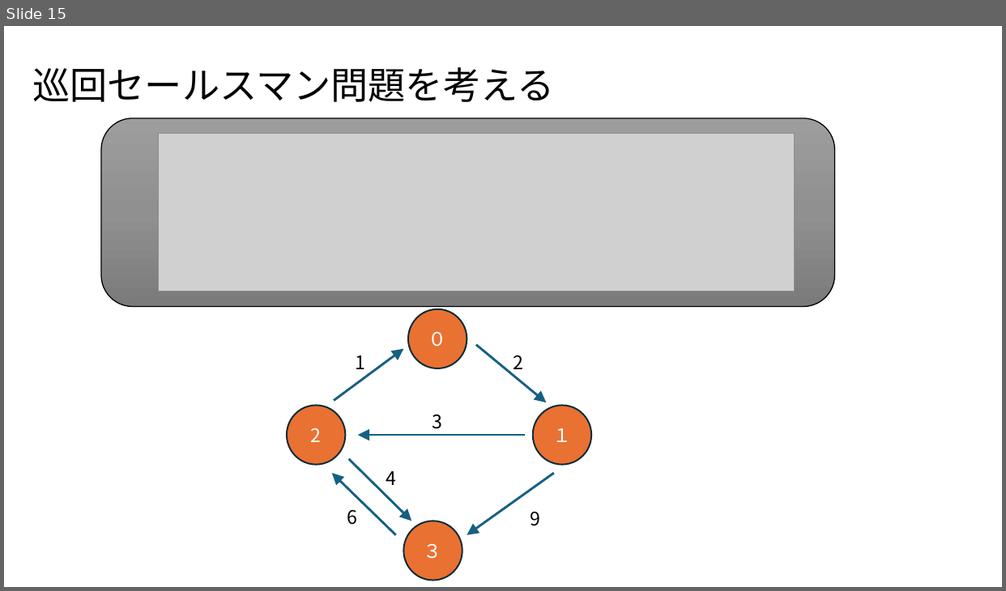
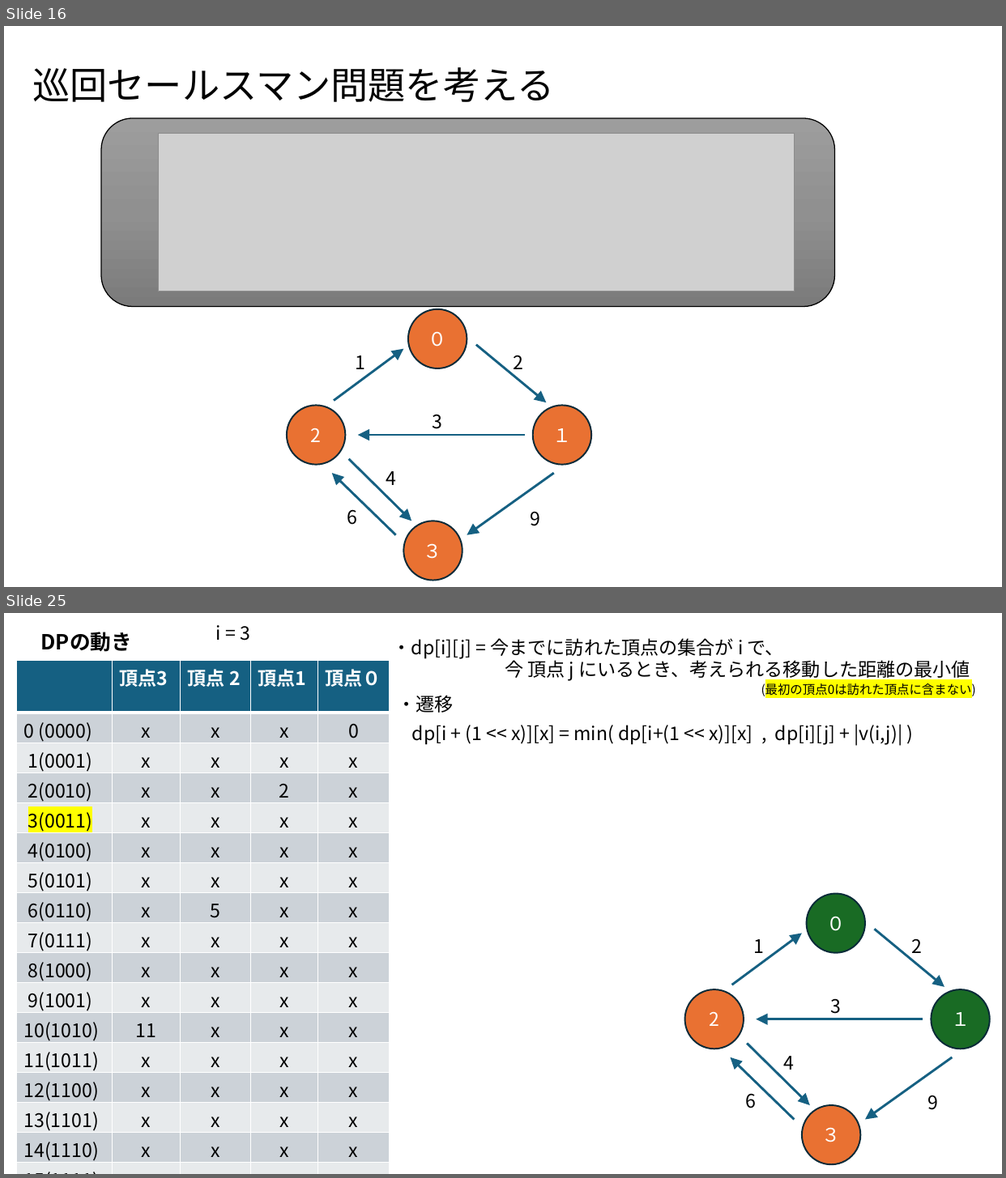
Before and after one commit to triC-tmu/workshop_2024, a slide deck: 20240331_bit全探索_bitDP/bit全探索_bitDP.pptx. Shown one above the other, each under a label of ours: slide 15 before the commit, slides 16 and 25 after it; the slides between them are not shown. The pictures are 1006x591 and 1006x1178 pixels, drawn with LibreOffice and Linux fonts; fonts in the diff are those of the drawing; grey boxes stand for pictures. Boxes give left, top, right and bottom in pixels: in the first picture for what was removed or moved away, otherwise in the second. Text is boxed around its words. In the diff, an @@ line names an element or a change of style, - is before the commit and + after.

```diff
--- a/20240331_bit全探索_bitDP/bit全探索_bitDP.pptx
+++ b/20240331_bit全探索_bitDP/bit全探索_bitDP.pptx
@@ slide 25 added at <box>4,613,1002,1174</box>, background #FFFFFF @@
@@ text added at <box>41,632,133,652</box>, 20 pt, text #000000, bold @@
+DPの動き
@@ text added at <box>216,625,250,641</box>, 18 pt, text #000000 @@
+i = 3
@@ table added at <box>16,660,390,1169</box>, 17 rows, 5 columns @@
+ | 頂点3 | 頂点 2 | 頂点1 | 頂点０
+0 (0000) | x | x | x | 0
+1(0001) | x | x | x | x
+2(0010) | x | x | 2 | x
+3(0011) | x | x | x | x
+4(0100) | x | x | x | x
+5(0101) | x | x | x | x
+6(0110) | x | 5 | x | x
+7(0111) | x | x | x | x
+8(1000) | x | x | x | x
+9(1001) | x | x | x | x
+10(1010) | 11 | x | x | x
+11(1011) | x | x | x | x
+12(1100) | x | x | x | x
+13(1101) | x | x | x | x
+14(1110) | x | x | x | x
+15(1111) | x | x | x | x
@@ text added at <box>393,638,970,681</box>, 18 pt, text #000000 @@
+・dp[i][j] = 今までに訪れた頂点の集合が i で、
+今 頂点 j にいるとき、考えられる移動した距離の最小値
@@ text added at <box>761,681,976,697</box>, 12 pt, text #000000 @@
+(最初の頂点0は訪れた頂点に含まない)
@@ text added at <box>397,695,453,713</box>, 18 pt, text #000000 @@
+・遷移
@@ text added at <box>412,724,903,745</box>, 18 pt, text #000000 @@
+dp[i + (1 << x)][x] = min( dp[i+(1 << x)][x] , dp[i][j] + |v(i,j)| )
@@ ellipse added at <box>807,894,865,953</box>, fill #196B24, outline #092A39 1.5 pt, 18 pt, text #FFFFFF @@
+０
@@ arrow added from (732, 985) to (802, 934), #156082 2.25 pt @@
@@ text added at <box>754,939,765,953</box>, 18 pt, text #000000 @@
+1
@@ arrow added from (875, 929) to (944, 987), #156082 2.25 pt @@
@@ text added at <box>911,939,922,953</box>, 18 pt, text #000000 @@
+2
@@ ellipse added at <box>685,990,744,1049</box>, fill #E97132, outline #092A39 1.5 pt, 18 pt, text #FFFFFF @@
+2
@@ text added at <box>830,999,841,1014</box>, 18 pt, text #000000 @@
+3
@@ ellipse added at <box>931,990,989,1049</box>, fill #196B24, outline #092A39 1.5 pt, 18 pt, text #FFFFFF @@
+１
@@ arrow added from (923, 1020) to (756, 1020), #156082 2.25 pt @@
@@ arrow added from (748, 1043) to (810, 1105), #156082 2.25 pt @@
@@ arrow added from (795, 1120) to (731, 1058), #156082 2.25 pt @@
@@ text added at <box>784,1056,795,1070</box>, 18 pt, text #000000 @@
+4
@@ arrow added from (953, 1058) to (865, 1120), #156082 2.25 pt @@
@@ text added at <box>745,1093,756,1109</box>, 18 pt, text #000000 @@
+6
@@ text added at <box>928,1096,939,1110</box>, 18 pt, text #000000 @@
+9
@@ ellipse added at <box>802,1105,860,1165</box>, fill #E97132, outline #092A39 1.5 pt, 18 pt, text #FFFFFF @@
+３
@@ what was slide 15 is now slide 16 @@
```
Also in this commit, not shown: 6 slides changed, 19 other slides added, 1 other file.
